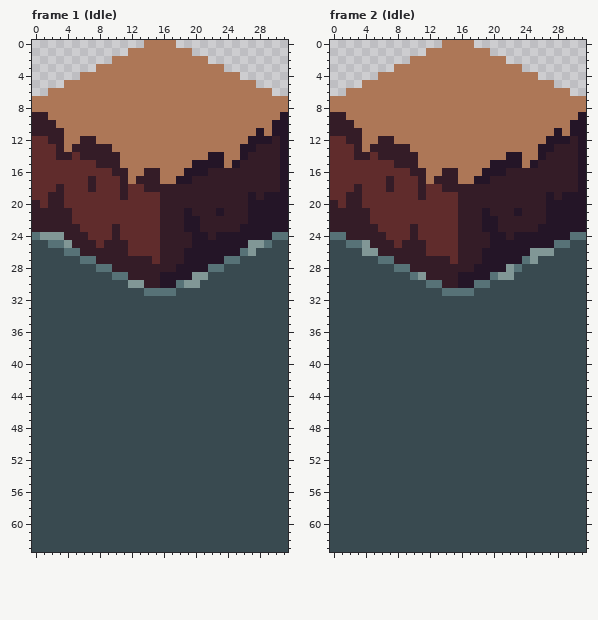
Two versions of one pixel-art file, Assets/Sprites/Water.aseprite. Above, as it was before the edit.
32x64 pixels, 6 frames. Shown: frame 1 (Idle), frame 2 (Idle). The commit also changed other frames, which this record leaves out.
Now the later version:
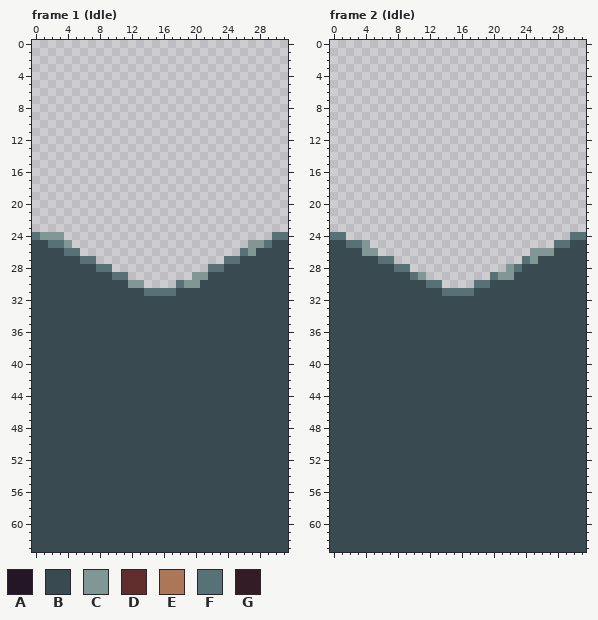
Palette (. is transparent): A #241527  B #394a50  C #819796  D #602c2c  E #ad7757  F #577277  G #341c27
From old to new:
layer "Block" now hidden
Changed rows in their new state; - is an unchanged pixel.
Frame 1 (Idle):
first column x 0:
 0 --------------....--------------
 1 ------------........------------
 2 ----------............----------
 3 --------................--------
 4 ------....................------
 5 ----........................----
 6 --............................--
 7 ................................
 8 ................................
 9 ................................
10 ................................
11 ................................
12 ................................
13 ................................
14 ................................
15 ................................
16 ................................
17 ................................
18 ................................
19 ................................
20 ................................
21 ................................
22 ................................
23 ................................
24 ----..........................--
25 -----......................-----
26 ------....................------
27 --------................--------
28 ----------............----------
29 ------------........------------
30 --------------....--------------
Frame 2 (Idle):
first column x 0:
 0 --------------....--------------
 1 ------------........------------
 2 ----------............----------
 3 --------................--------
 4 ------....................------
 5 ----........................----
 6 --............................--
 7 ................................
 8 ................................
 9 ................................
10 ................................
11 ................................
12 ................................
13 ................................
14 ................................
15 ................................
16 ................................
17 ................................
18 ................................
19 ................................
20 ................................
21 ................................
22 ................................
23 ................................
24 --............................--
25 -----.......................----
26 ------...................-------
27 --------................--------
28 ----------............----------
29 ------------........------------
30 --------------....--------------
